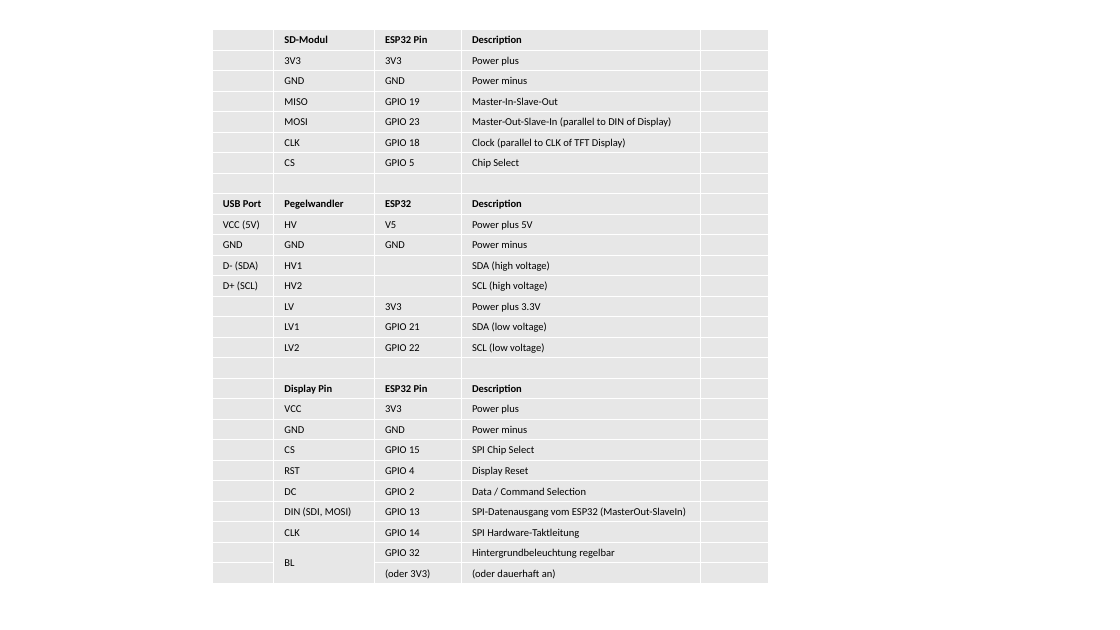
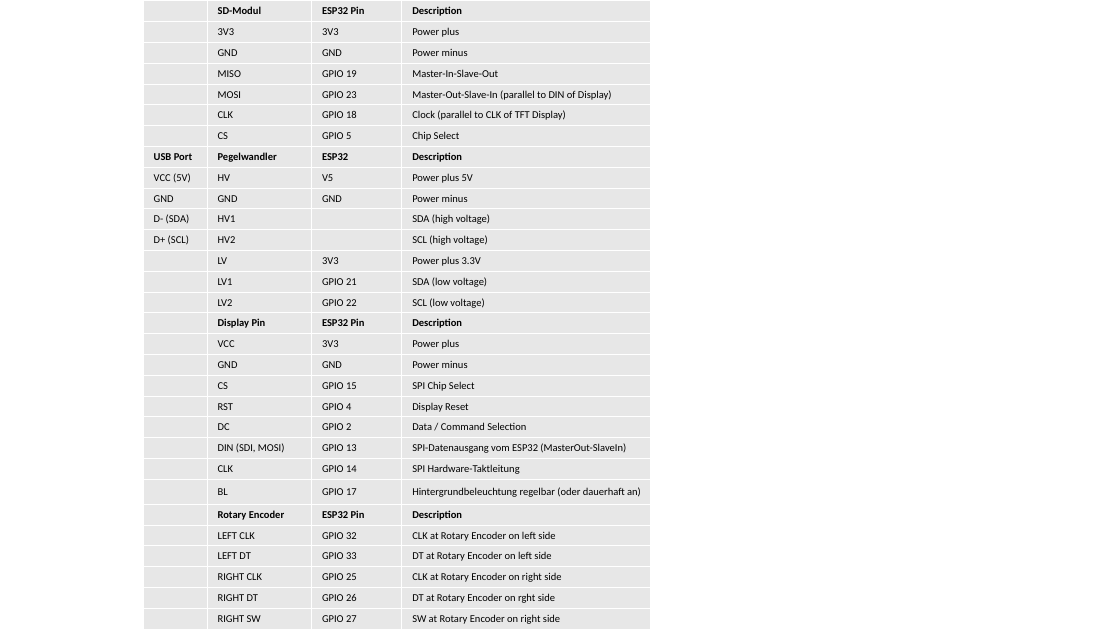
Before and after one commit to jeskes/activityboard, a slide deck: slide 23 of Activityboard.pptx (slide 24 before the commit). Drawn at 1120x630 pixels with LibreOffice and Linux fonts; fonts in the diff are those of the drawing. Boxes give left, top, right and bottom in pixels: in the first picture for what was removed or moved away, otherwise in the second. Text is boxed around its words. In the diff, an @@ line names an element or a change of style, - is before the commit and + after.

Commit message:
rework rotary encoder (move it to display ESP)

```diff
--- a/Activityboard.pptx
+++ b/Activityboard.pptx
@@ table at box(143, 1, 649, 630) @@
- | SD-Modul | ESP32 Pin | Description | 
- | 3V3 | 3V3 | Power plus | 
- | GND | GND | Power minus | 
- | MISO | GPIO 19 | Master-In-Slave-Out | 
- | MOSI | GPIO 23 | Master-Out-Slave-In (parallel to DIN of Display) | 
- | CLK | GPIO 18 | Clock (parallel to CLK of TFT Display) | 
- | CS | GPIO 5 | Chip Select | 
- |  |  |  | 
-USB Port | Pegelwandler | ESP32 | Description | 
-VCC (5V) | HV | V5 | Power plus 5V | 
-GND | GND | GND | Power minus | 
-D- (SDA) | HV1 |  | SDA (high voltage) | 
-D+ (SCL) | HV2 |  | SCL (high voltage) | 
- | LV | 3V3 | Power plus 3.3V | 
- | LV1 | GPIO 21 | SDA (low voltage) | 
- | LV2 | GPIO 22 | SCL (low voltage) | 
- |  |  |  | 
- | Display Pin | ESP32 Pin | Description | 
- | VCC | 3V3 | Power plus | 
- | GND | GND | Power minus | 
- | CS | GPIO 15 | SPI Chip Select | 
- | RST | GPIO 4 | Display Reset | 
- | DC | GPIO 2 | Data / Command Selection | 
- | DIN (SDI, MOSI) | GPIO 13 | SPI-Datenausgang vom ESP32 (MasterOut-SlaveIn) | 
- | CLK | GPIO 14 | SPI Hardware-Taktleitung | 
- | BL | GPIO 32 | Hintergrundbeleuchtung regelbar | 
- |  | (oder 3V3) | (oder dauerhaft an) | 
+ | SD-Modul | ESP32 Pin | Description
+ | 3V3 | 3V3 | Power plus
+ | GND | GND | Power minus
+ | MISO | GPIO 19 | Master-In-Slave-Out
+ | MOSI | GPIO 23 | Master-Out-Slave-In (parallel to DIN of Display)
+ | CLK | GPIO 18 | Clock (parallel to CLK of TFT Display)
+ | CS | GPIO 5 | Chip Select
+USB Port | Pegelwandler | ESP32 | Description
+VCC (5V) | HV | V5 | Power plus 5V
+GND | GND | GND | Power minus
+D- (SDA) | HV1 |  | SDA (high voltage)
+D+ (SCL) | HV2 |  | SCL (high voltage)
+ | LV | 3V3 | Power plus 3.3V
+ | LV1 | GPIO 21 | SDA (low voltage)
+ | LV2 | GPIO 22 | SCL (low voltage)
+ | Display Pin | ESP32 Pin | Description
+ | VCC | 3V3 | Power plus
+ | GND | GND | Power minus
+ | CS | GPIO 15 | SPI Chip Select
+ | RST | GPIO 4 | Display Reset
+ | DC | GPIO 2 | Data / Command Selection
+ | DIN (SDI, MOSI) | GPIO 13 | SPI-Datenausgang vom ESP32 (MasterOut-SlaveIn)
+ | CLK | GPIO 14 | SPI Hardware-Taktleitung
+ | BL | GPIO 17 | Hintergrundbeleuchtung regelbar (oder dauerhaft an)
+ | Rotary Encoder | ESP32 Pin | Description
+ | LEFT CLK | GPIO 32 | CLK at Rotary Encoder on left side
+ | LEFT DT | GPIO 33 | DT at Rotary Encoder on left side
+ | RIGHT CLK | GPIO 25 | CLK at Rotary Encoder on right side
+ | RIGHT DT | GPIO 26 | DT at Rotary Encoder on rght side
+ | RIGHT SW | GPIO 27 | SW at Rotary Encoder on right side
@@ table: place and size @@
-table at box(213, 29, 770, 584)
+table at box(143, 1, 649, 630)
```
Also in this commit, not shown: 1 other slide changed, 2 slides added, 11 other files.
